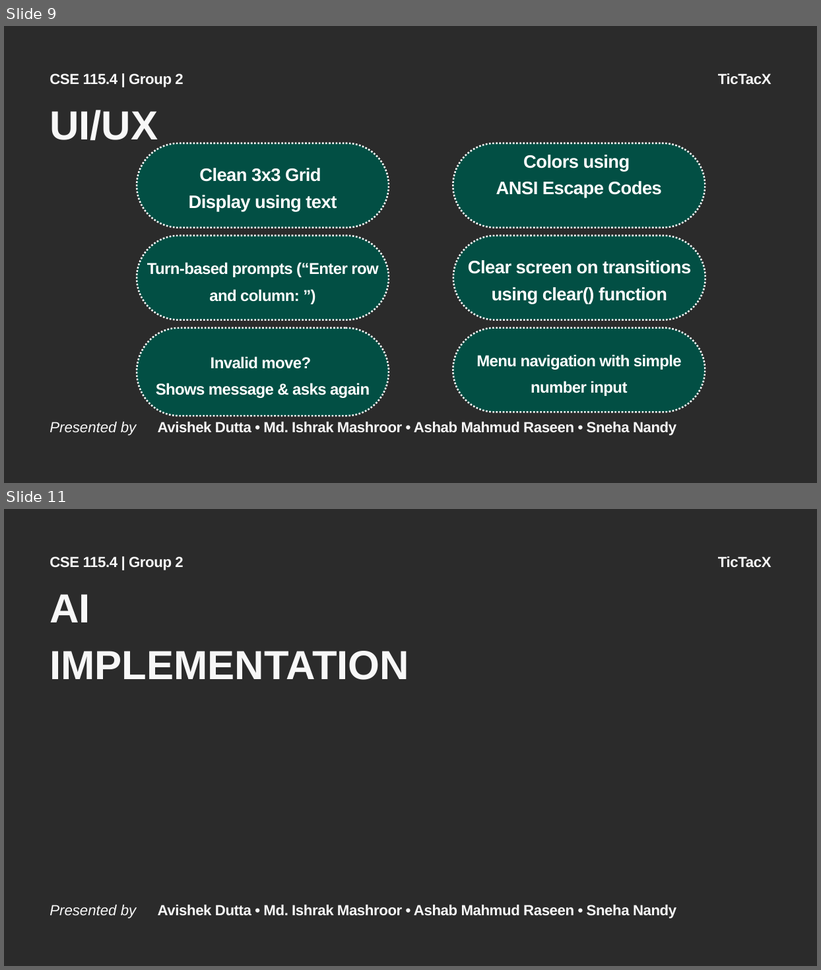
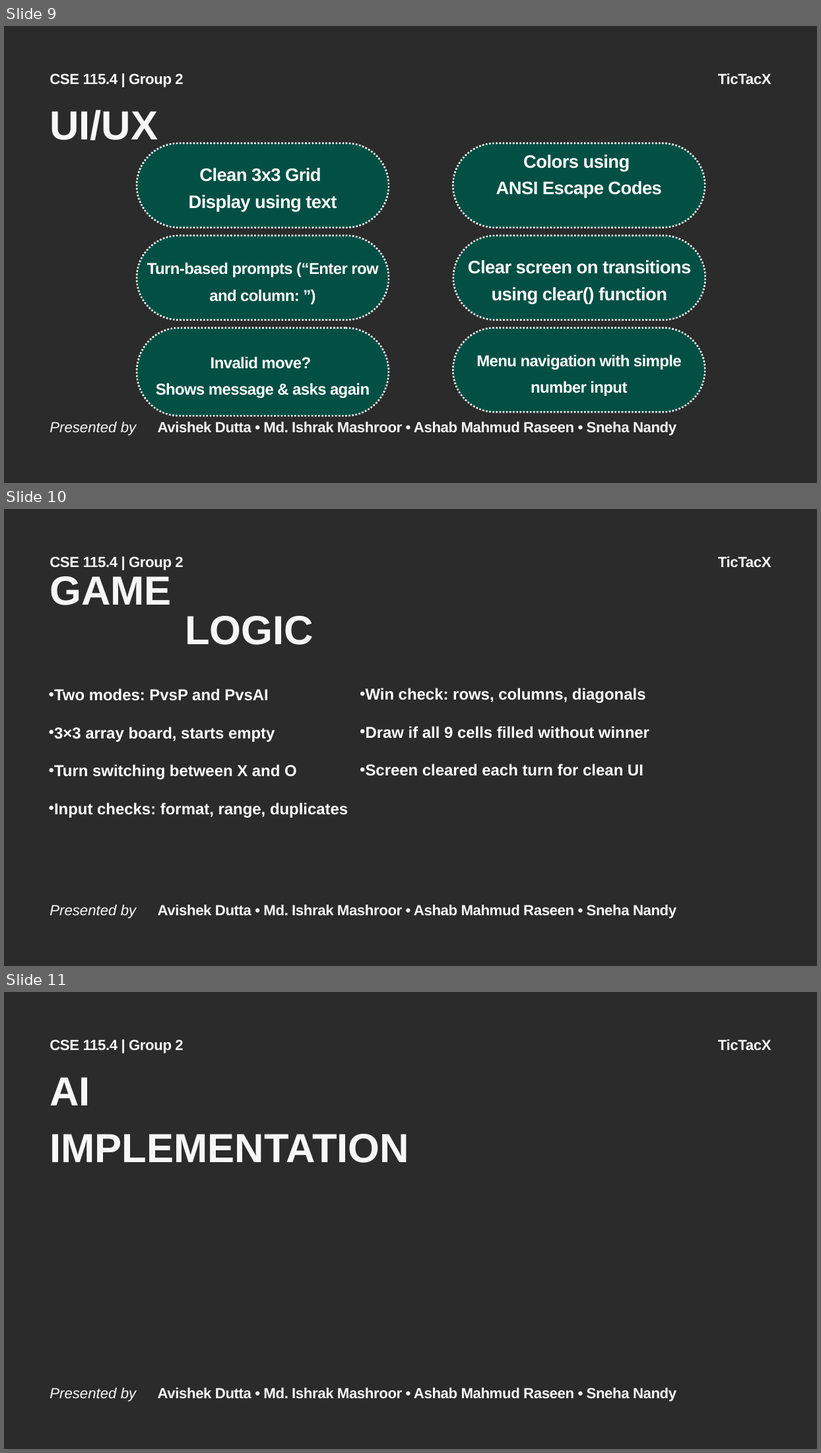
Before and after one commit to tyroruyk/tictacx, a slide deck: others/TicTacX.pptx. Shown one above the other, each under a label of ours: slides 9 and 11 before the commit, slides 9, 10 and 11 after it; the slides between them are not shown. The pictures are 821x970 and 821x1453 pixels, drawn with LibreOffice and Linux fonts; fonts in the diff are those of the drawing; background and template pictures are left out; a plain dark background stands for a picture behind light text. Boxes give left, top, right and bottom in pixels: in the first picture for what was removed or moved away, otherwise in the second. Text is boxed around its words. In the diff, an @@ line names an element or a change of style, - is before the commit and + after.

Commit message:
update presentation

```diff
--- a/others/TicTacX.pptx
+++ b/others/TicTacX.pptx
@@ slide 10 added at (4,509,817,966), background picture (left out); not listed: 4 template elements that a slide beside it also shows @@
@@ text added at (50,576,314,645), 72 pt, text #F7F7F7, bold @@
+GAME
+LOGIC
@@ text added at (54,689,348,818), 28 pt, text #FFFFFF, bold @@
+• Two modes: PvsP and PvsAI
+• 3×3 array board, starts empty
+• Turn switching between X and O
+• Input checks: format, range, duplicates
@@ text added at (366,688,649,776), 28 pt, text #FFFFFF, bold @@
+• Win check: rows, columns, diagonals
+• Draw if all 9 cells filled without winner
+• Screen cleared each turn for clean UI
```
Also in this commit, not shown: 1 slide removed.
